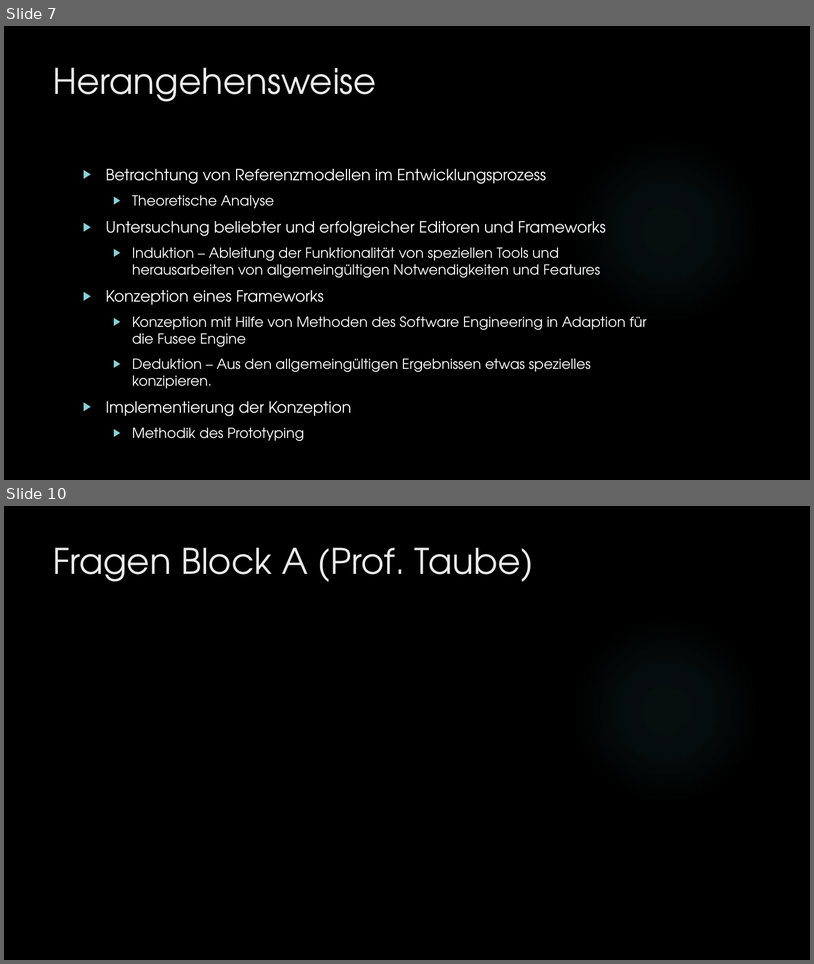
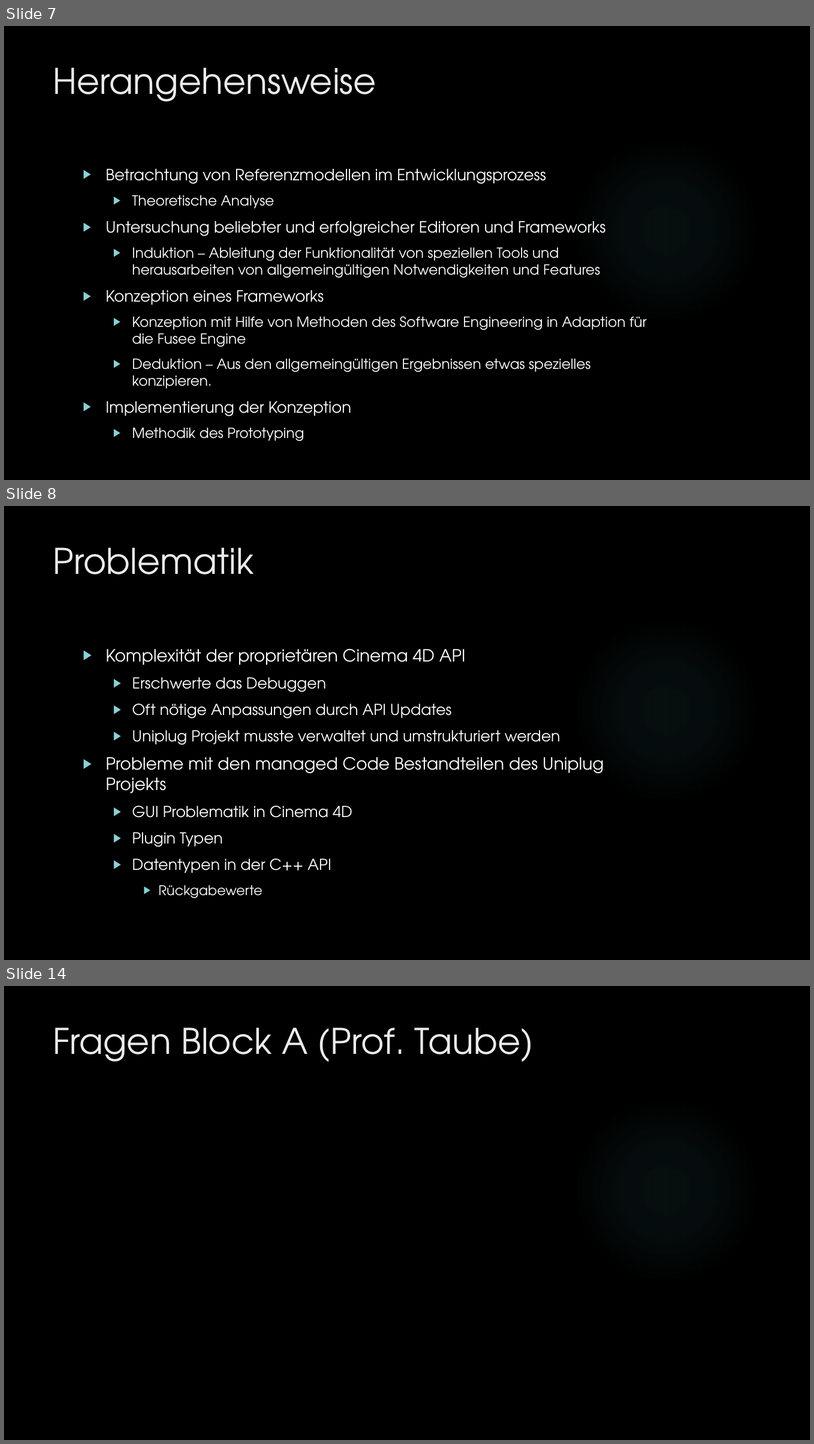
Before and after one commit to dNovel/MasterThesisWS1415, a slide deck: Disputation/Praesentation_DominikSteffen.pptx. Shown one above the other, each under a label of ours: slides 7 and 10 before the commit, slides 7, 8 and 14 after it; the slides between them are not shown. The pictures are 814x964 and 814x1444 pixels, drawn with LibreOffice and Linux fonts; fonts in the diff are those of the drawing; background and template pictures are left out. Boxes give left, top, right and bottom in pixels: in the first picture for what was removed or moved away, otherwise in the second. Text is boxed around its words. In the diff, an @@ line names an element or a change of style, - is before the commit and + after.

```diff
--- a/Disputation/Praesentation_DominikSteffen.pptx
+++ b/Disputation/Praesentation_DominikSteffen.pptx
@@ slide 8 added at [4, 506, 810, 960], background picture (left out); not listed: 1 template element that a slide beside it also shows @@
@@ title added at [53, 547, 254, 574], 42 pt, text #EBEBEB @@
+Problematik
@@ text added at [106, 649, 604, 898], 18 pt, text #FFFFFF @@
+▶ Komplexität der proprietären Cinema 4D API
+  ▶ Erschwerte das Debuggen
+  ▶ Oft nötige Anpassungen durch API Updates
+  ▶ Uniplug Projekt musste verwaltet und umstrukturiert werden
+▶ Probleme mit den managed Code Bestandteilen des Uniplug Projekts
+  ▶ GUI Problematik in Cinema 4D
+  ▶ Plugin Typen
+  ▶ Datentypen in der C++ API
+    ▶ Rückgabewerte
@@ what was slide 10 is now slide 14 @@
```
Also in this commit, not shown: 5 slides changed, 3 other slides added.
